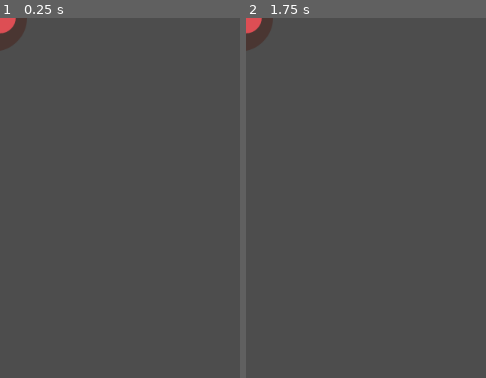
Above: before the commit, frames 1-2 (left to right).
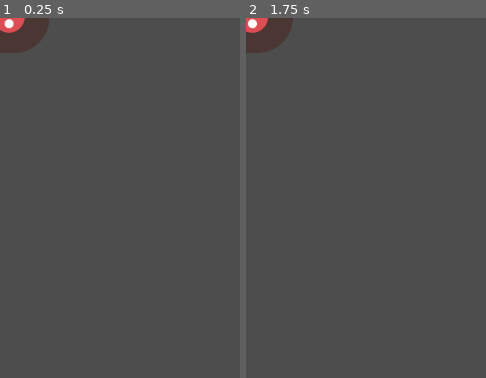
Above: after the commit, the same moments.

Repository: evolentDelight/dodgethecreeps
Game: Godot game, scene res://mob.tscn
Same seed, same stepped clock (60 frames per second), same inputs: the game is played once before the commit and once after it. This scene is started directly instead of the project's main scene.
Inputs:
- Up to frame 1 (0.25 s): no input
- Up to frame 2 (1.75 s): hold Right (move_right) 0.53-1.28 s; tap Enter at 1.25 s; hold Down (move_down) from 1.28 s (still down)
The pictures show only the part of the screen within x 0-50%, y 0-50%; the shares and areas given below are measured in that part.

The runs differ from the first frame. In frame 1, 1.1% of the frame differs, in the area x 0-21%, y 0-10%; in frame 2, 1.0%.

Commit message:
Add CollisionShape2D for fly animation
The fly animation has longer legs that requires a different collision shape.
Script also reflects the change with collision.disabled conditions

Diff:
--- /dev/null
+++ b/mob.gd
@@ -0,0 +1,22 @@
+extends RigidBody2D
+
+
+# Called when the node enters the scene tree for the first time.
+func _ready() -> void:
+	var mob_types = Array($AnimatedSprite2D.sprite_frames.get_animation_names())
+	var mob_type = mob_types.pick_random()
+	$AnimatedSprite2D.animation = mob_type
+	$AnimatedSprite2D.play()
+	if mob_type == "fly":
+		$CollisionShape_Fly.disabled = false
+	else:
+		$CollisionShape_Fly.disabled = true
+
+
+# Called every frame. 'delta' is the elapsed time since the previous frame.
+func _process(delta: float) -> void:
+	pass
+
+
+func _on_visible_on_screen_notifier_2d_screen_exited() -> void:
+	queue_free()
--- a/mob.tscn
+++ b/mob.tscn
@@ -1,5 +1,6 @@
-[gd_scene load_steps=9 format=3 uid="uid://ohqsxjygmto7"]
+[gd_scene load_steps=11 format=3 uid="uid://ohqsxjygmto7"]
 
+[ext_resource type="Script" uid="uid://c8h7vc8iavb6a" path="res://mob.gd" id="1_1qmh0"]
 [ext_resource type="Texture2D" uid="uid://cla5flv5peg04" path="res://art/enemyFlyingAlt_1.png" id="1_b3mxk"]
 [ext_resource type="Texture2D" uid="uid://shnr7r1wfmba" path="res://art/enemyFlyingAlt_2.png" id="2_1qmh0"]
 [ext_resource type="Texture2D" uid="uid://c5wewxqjdaxb2" path="res://art/enemySwimming_1.png" id="3_gfurk"]
@@ -18,7 +19,7 @@
 }],
 "loop": true,
 "name": &"fly",
-"speed": 3.0
+"speed": 0.5
 }, {
 "frames": [{
 "duration": 1.0,
@@ -47,9 +48,14 @@
 radius = 36.0
 height = 102.0
 
+[sub_resource type="CapsuleShape2D" id="CapsuleShape2D_1qmh0"]
+radius = 8.0
+height = 140.0
+
 [node name="Mob" type="RigidBody2D"]
 collision_mask = 0
 gravity_scale = 0.0
+script = ExtResource("1_1qmh0")
 
 [node name="AnimatedSprite2D" type="AnimatedSprite2D" parent="."]
 position = Vector2(0, -1)
@@ -57,11 +63,17 @@
 sprite_frames = SubResource("SpriteFrames_pcqmr")
 animation = &"fly"
 frame = 1
-frame_progress = 0.816752
+frame_progress = 0.226662
 
-[node name="CollisionShape2D" type="CollisionShape2D" parent="."]
+[node name="CollisionShape_WalkSwim" type="CollisionShape2D" parent="."]
 position = Vector2(-1, -1)
 rotation = 1.5708
 shape = SubResource("CapsuleShape2D_jbnni")
 
+[node name="CollisionShape_Fly" type="CollisionShape2D" parent="."]
+position = Vector2(-19, -1)
+shape = SubResource("CapsuleShape2D_1qmh0")
+
 [node name="VisibleOnScreenNotifier2D" type="VisibleOnScreenNotifier2D" parent="."]
+
+[connection signal="screen_exited" from="VisibleOnScreenNotifier2D" to="." method="_on_visible_on_screen_notifier_2d_screen_exited"]
Not shown, added: mob.gd.uid
